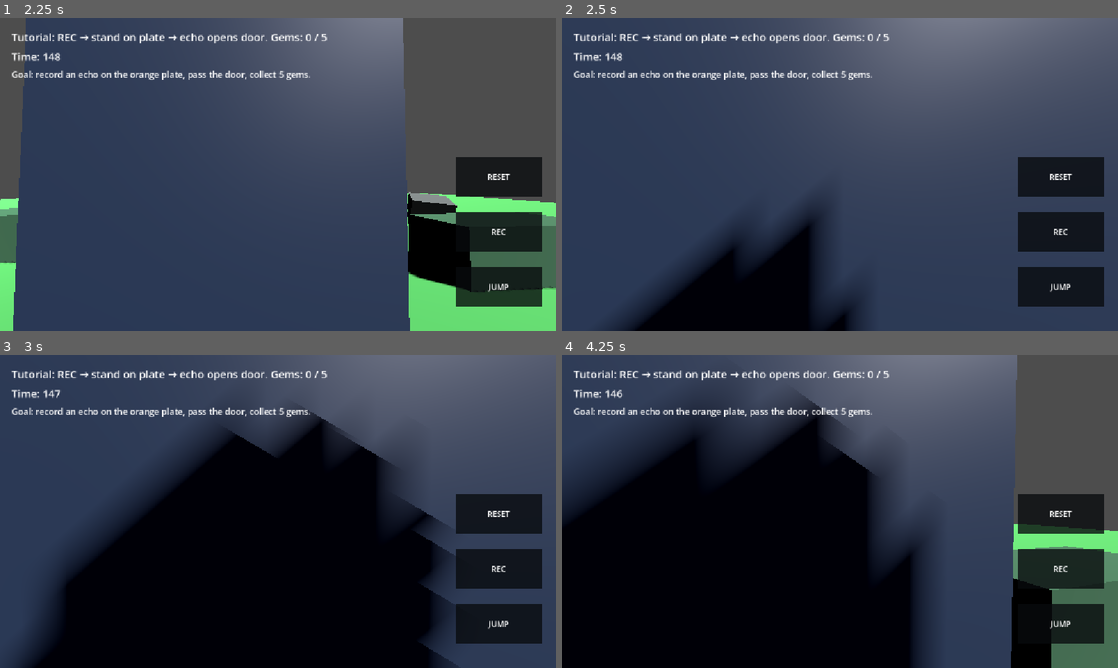
Above: before the commit, frames 1-4 (two rows, left to right).
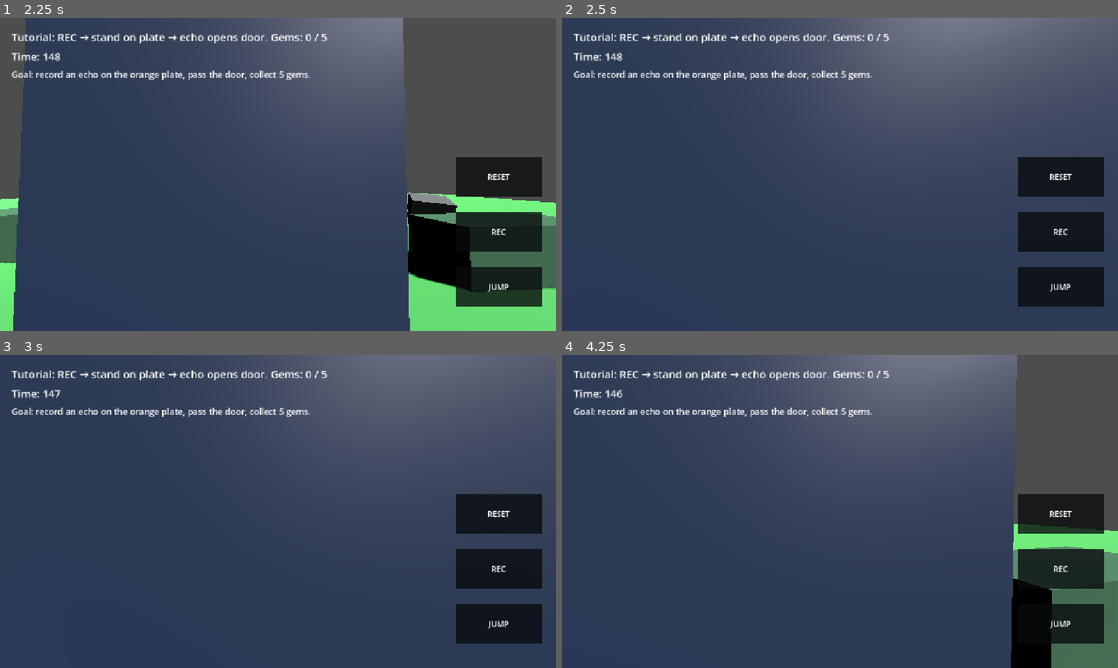
Above: after the commit, the same moments.

Repository: tan15hacks/lowpoly-android
Game: Godot game, scene res://scenes/main.tscn
Two runs of this game, one before a commit and one after it. Both use one fixed random seed, a clock stepped at 60 frames per second and the inputs below.
Inputs (mouse positions are in pixels of both pictures, inside the frame that each line leads up to):
- Up to frame 1 (2.25 s): move the mouse to (305, 174) at 0.52 s; hold W (move_forward) from 0.53 s (still down); tap Space (jump) at 0.77, 1.52 s; move the mouse to (250, 174) at 1.27 s; move the mouse to (289, 168) at 2.02 s
- Up to frame 2 (2.5 s): keep holding W (move_forward)
- Up to frame 3 (3 s): keep holding W (move_forward); move the mouse to (272, 517) at 2.77 s
- Up to frame 4 (4.25 s): keep holding W (move_forward); tap Space (jump) at 3.02, 3.77 s; move the mouse to (878, 514) at 3.52 s

Frame 1 is identical in both runs. In frame 2, 9.7% of the frame differs, in the area x 9-54%, y 60-100%; in frame 3, 45%; in frame 4, 47%, in the area x 0-66%, y 12-100%.

Commit message:
Hide local skater body in first-person view

Diff:
--- a/lowpoly-android/scripts/player.gd
+++ b/lowpoly-android/scripts/player.gd
@@ -10,6 +10,7 @@
 @export var character_model_path: String = "res://assets/characters/skater/characterMedium.fbx"
 @export var character_skin_path: String = "res://assets/characters/skater/skaterMaleA.png"
 @export var model_scale: float = 0.95
+@export var show_local_body_in_first_person: bool = false
 
 var gravity: float = ProjectSettings.get_setting("physics/3d/default_gravity")
 var pitch: float = 0.0
@@ -86,6 +87,9 @@
 	if placeholder:
 		placeholder.visible = false
 
+	if not show_local_body_in_first_person:
+		return
+
 	if not ResourceLoader.exists(character_model_path):
 		if placeholder:
 			placeholder.visible = true
@@ -102,7 +106,7 @@
 	visual_root = packed_scene.instantiate()
 	visual_root.name = "SkaterCharacter"
 	visual_root.scale = Vector3.ONE * model_scale
-	visual_root.position = Vector3(0, -0.02, 0)
+	visual_root.position = Vector3(0, -1.15, -0.18)
 	visual_root.rotation.y = PI
 	add_child(visual_root)
 	_apply_skater_skin(visual_root)
